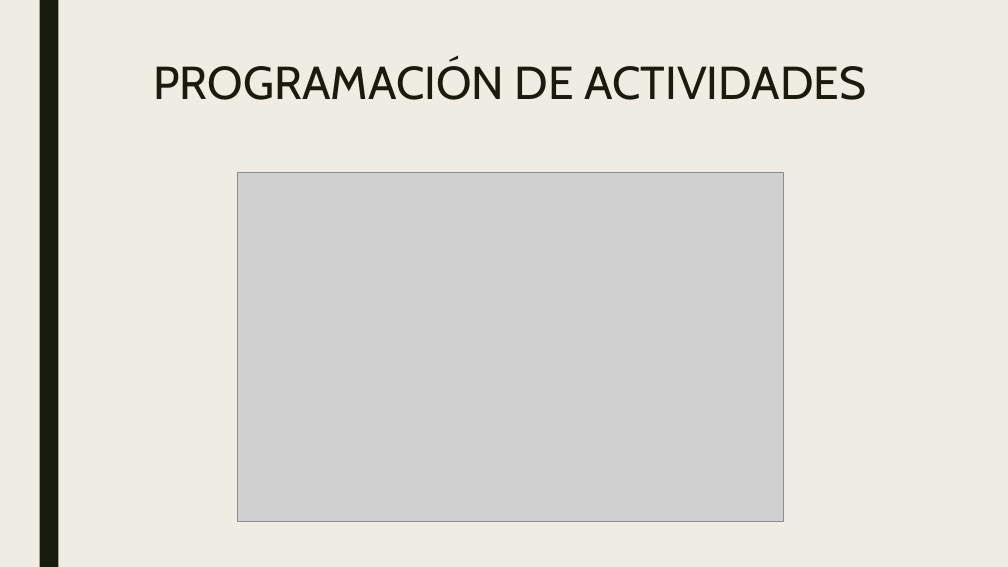
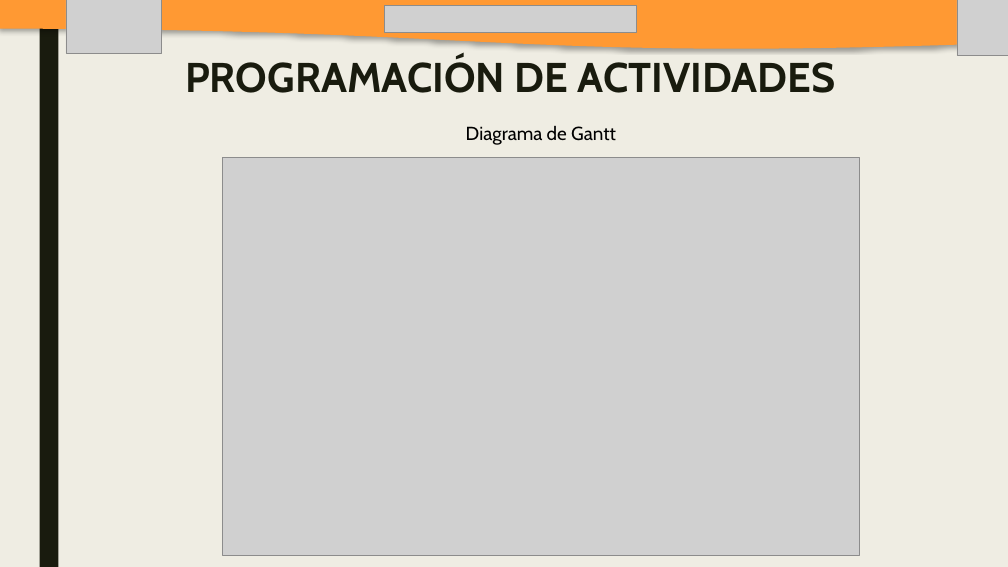
Before and after one commit to SM-ROOT/SM-ROOT, a slide deck: slide 13 of 9°A/Integradora/diapositiva/SM-ROOT_APPMO-SP.pptx (slide 12 before the commit). Drawn at 1008x567 pixels with LibreOffice and Linux fonts; fonts in the diff are those of the drawing; grey boxes stand for pictures. Boxes give left, top, right and bottom in pixels: in the first picture for what was removed or moved away, otherwise in the second. Text is boxed around its words. In the diff, an @@ line names an element or a change of style, - is before the commit and + after.

```diff
--- a/9°A/Integradora/diapositiva/SM-ROOT_APPMO-SP.pptx
+++ b/9°A/Integradora/diapositiva/SM-ROOT_APPMO-SP.pptx
@@ freeform shape added at [0,0,1008,48], fill #FF9933 @@
@@ picture added at [66,0,161,54] @@
@@ picture added at [385,5,636,33] @@
@@ picture added at [957,0,1008,56] @@
@@ title "PROGRAMACIÓN DE ACTIVIDADES" at [185,57,836,93]: size 44 to 39.6 pt, bold on @@
@@ text added at [466,126,616,145], 18 pt, text #000000 @@
+Diagrama de Gantt
@@ picture: place and size @@
-picture at [237,172,783,521]
+picture at [222,157,860,555]
```
Also in this commit, not shown: 18 other slides changed, 6 slides added, 4 slides removed, 31 other files.
